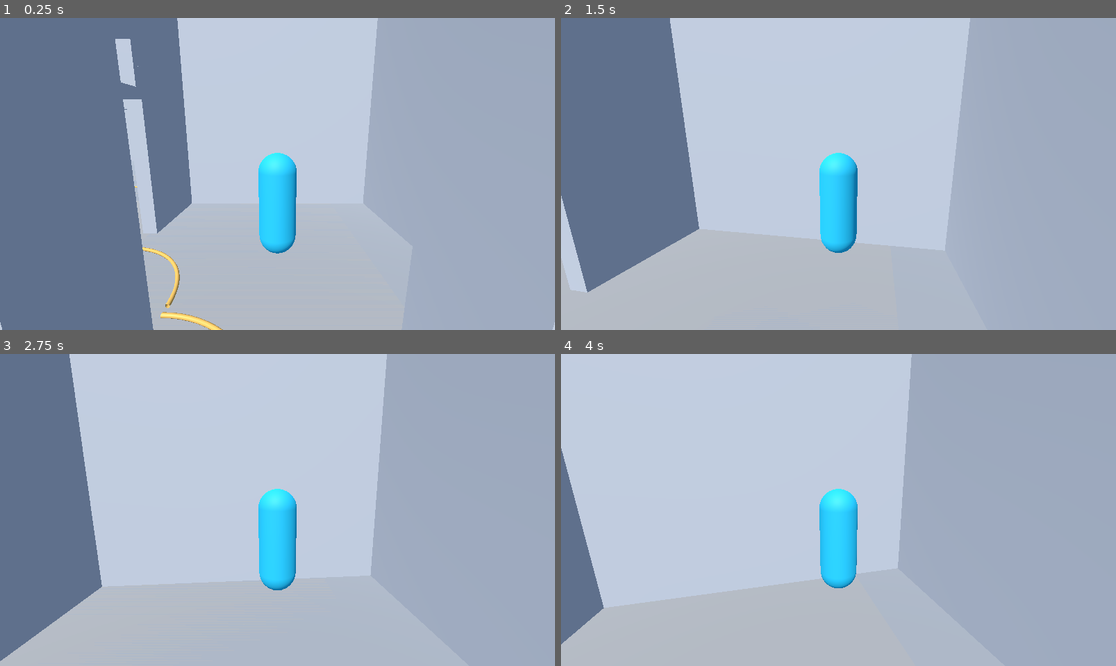
Above: before the commit, frames 1-4 (two rows, left to right).
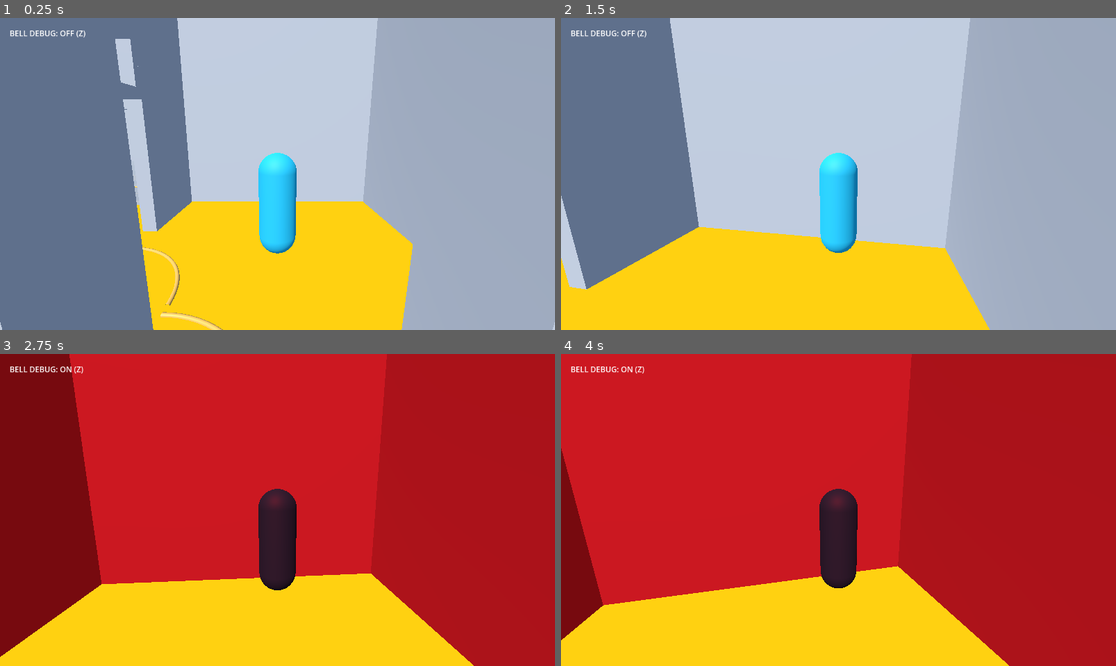
Above: after the commit, the same moments.

Repository: evanqjones/Comp440Project3
Game: Godot game, scene res://scenes/school_blockout_preview.tscn
The game is run twice, just before and just after one commit, with the same random seed, the same clock (stepped at 60 frames per second) and the same inputs.
Inputs (mouse positions are in pixels of both pictures, inside the frame that each line leads up to):
- Up to frame 1 (0.25 s): no input
- Up to frame 2 (1.5 s): tap Enter at 0.5 s; move the mouse to (866, 174) at 0.52 s; hold W from 0.53 s (still down); tap Z at 0.6, 1.35 s; move the mouse to (810, 174) at 1.27 s
- Up to frame 3 (2.75 s): keep holding W; move the mouse to (288, 503) at 2.02 s; hold Shift from 2.03 s (still down); tap Z at 2.3 s
- Up to frame 4 (4 s): keep holding W; move the mouse to (832, 516) at 2.77 s; release Shift at 2.78 s; tap Z at 2.85, 3.6 s; move the mouse to (877, 513) at 3.52 s

The runs differ from the first frame. In frame 1, 17% of the frame differs, in the area x 1-75%, y 4-100%; in frame 2, 19%; in frame 3, 100%, in the area x 0-100%, y 0-100%; in frame 4, 100%.

Commit message:
Add monster searchlight and Bell preview toggle

Diff:
--- /dev/null
+++ b/scenes/monster_placeholder.gd
@@ -0,0 +1,28 @@
+extends Node3D
+
+@export_range(4.0, 20.0, 0.5) var sight_distance: float = 10.0
+@export_range(1.0, 8.0, 0.25) var sight_half_width: float = 3.75
+
+func _ready() -> void:
+    _create_opaque_search_cone()
+
+func _create_opaque_search_cone() -> void:
+    var surface := SurfaceTool.new()
+    surface.begin(Mesh.PRIMITIVE_TRIANGLES)
+    surface.set_normal(Vector3.UP)
+    surface.add_vertex(Vector3(0.0, 0.035, 0.0))
+    surface.add_vertex(Vector3(-sight_half_width, 0.035, -sight_distance))
+    surface.add_vertex(Vector3(sight_half_width, 0.035, -sight_distance))
+    var cone_mesh := surface.commit()
+
+    var cone_material := StandardMaterial3D.new()
+    cone_material.albedo_color = Color(1.0, 0.82, 0.08, 1.0)
+    cone_material.shading_mode = BaseMaterial3D.SHADING_MODE_UNSHADED
+    cone_material.transparency = BaseMaterial3D.TRANSPARENCY_DISABLED
+    cone_material.cull_mode = BaseMaterial3D.CULL_DISABLED
+
+    var cone := MeshInstance3D.new()
+    cone.name = "OpaqueSearchCone"
+    cone.mesh = cone_mesh
+    cone.material_override = cone_material
+    add_child(cone)
--- /dev/null
+++ b/scenes/monster_placeholder.tscn
@@ -0,0 +1,19 @@
+[gd_scene load_steps=4 format=3]
+
+[ext_resource type="Script" path="res://scenes/monster_placeholder.gd" id="1_monster"]
+
+[sub_resource type="CapsuleMesh" id="CapsuleMesh_monster"]
+radius = 0.48
+height = 3.0
+
+[sub_resource type="StandardMaterial3D" id="Material_monster"]
+albedo_color = Color(0.045, 0.055, 0.075, 1)
+roughness = 0.82
+
+[node name="MonsterPlaceholder" type="Node3D"]
+script = ExtResource("1_monster")
+
+[node name="TallCapsule" type="MeshInstance3D" parent="."]
+position = Vector3(0, 1.5, 0)
+mesh = SubResource("CapsuleMesh_monster")
+surface_material_override/0 = SubResource("Material_monster")
--- a/scenes/school_blockout_preview.gd
+++ b/scenes/school_blockout_preview.gd
@@ -4,12 +4,31 @@
 
 @onready var school: Node3D = $School
 @onready var player: CharacterBody3D = $PlayerPlaceholder
+@onready var monster: Node3D = $MonsterPlaceholder
+@onready var preview_environment: WorldEnvironment = $WorldEnvironment
+@onready var preview_light: DirectionalLight3D = $PreviewLight
+@onready var bell_status: Label = $DebugOverlay/BellStatus
+
+const NORMAL_BACKGROUND := Color(0.055, 0.07, 0.1, 1.0)
+const NORMAL_AMBIENT := Color(0.55, 0.62, 0.75, 1.0)
+const BELL_BACKGROUND := Color(0.12, 0.018, 0.028, 1.0)
+const BELL_AMBIENT := Color(0.68, 0.075, 0.095, 1.0)
+
+var _bell_debug_active := false
 
 func _ready() -> void:
     _load_school_model()
     if generate_school_collision:
         _add_school_collisions(school)
     _place_player_at_nurse_office()
+    _place_monster_near_lobby()
+    _apply_bell_debug_state()
+
+func _unhandled_input(event: InputEvent) -> void:
+    if event is InputEventKey and event.pressed and not event.echo and event.keycode == KEY_Z:
+        _bell_debug_active = not _bell_debug_active
+        _apply_bell_debug_state()
+        get_viewport().set_input_as_handled()
 
 func _load_school_model() -> void:
     var document := GLTFDocument.new()
@@ -52,6 +71,47 @@
     else:
         player.position = Vector3(38.6, 0.14, 28.35)
 
+func _place_monster_near_lobby() -> void:
+    var lobby_floor: MeshInstance3D = _find_room_floor(school, "lobby floor")
+    if lobby_floor == null or lobby_floor.mesh == null:
+        monster.global_position = player.global_position + Vector3(-4.0, 0.0, 0.0)
+        monster.look_at(Vector3(player.global_position.x, monster.global_position.y, player.global_position.z), Vector3.UP)
+        return
+
+    var bounds: AABB = lobby_floor.global_transform * lobby_floor.mesh.get_aabb()
+    var center := bounds.position + bounds.size * 0.5
+    var direction := player.global_position - center
+    direction.y = 0.0
+    if direction.length_squared() > 0.001:
+        direction = direction.normalized()
+    else:
+        direction = Vector3.FORWARD
+
+    monster.global_position = Vector3(
+        center.x + direction.x * 7.0,
+        bounds.position.y + bounds.size.y,
+        center.z + direction.z * 7.0
+    )
+    var look_target := player.global_position
+    look_target.y = monster.global_position.y
+    if monster.global_position.distance_squared_to(look_target) > 0.001:
+        monster.look_at(look_target, Vector3.UP)
+
+func _apply_bell_debug_state() -> void:
+    preview_environment.environment.background_color = BELL_BACKGROUND if _bell_debug_active else NORMAL_BACKGROUND
+    preview_environment.environment.ambient_light_color = BELL_AMBIENT if _bell_debug_active else NORMAL_AMBIENT
+    preview_light.light_color = Color(1.0, 0.12, 0.16) if _bell_debug_active else Color.WHITE
+    bell_status.text = "BELL DEBUG: ON (Z)" if _bell_debug_active else "BELL DEBUG: OFF (Z)"
+
+func _find_room_floor(node: Node, room_name: String) -> MeshInstance3D:
+    if node is MeshInstance3D and node.name.to_lower().contains(room_name):
+        return node
+    for child in node.get_children():
+        var found: MeshInstance3D = _find_room_floor(child, room_name)
+        if found != null:
+            return found
+    return null
+
 func _find_nurse_floor(node: Node) -> MeshInstance3D:
     if node is MeshInstance3D and node.name.to_lower().contains("nurse office floor"):
         return node
--- a/scenes/school_blockout_preview.tscn
+++ b/scenes/school_blockout_preview.tscn
@@ -1,7 +1,8 @@
-[gd_scene load_steps=4 format=3]
+[gd_scene load_steps=5 format=3]
 
 [ext_resource type="Script" path="res://scenes/school_blockout_preview.gd" id="1_script"]
 [ext_resource type="PackedScene" path="res://scenes/player_placeholder.tscn" id="2_player"]
+[ext_resource type="PackedScene" path="res://scenes/monster_placeholder.tscn" id="3_monster"]
 
 [sub_resource type="Environment" id="Environment_preview"]
 background_mode = 1
@@ -19,9 +20,21 @@
 scale = Vector3(0.8, 0.8, 0.8)
 camera_distance = 3.5
 
+[node name="MonsterPlaceholder" parent="." instance=ExtResource("3_monster")]
+
 [node name="WorldEnvironment" type="WorldEnvironment" parent="."]
 environment = SubResource("Environment_preview")
 
 [node name="PreviewLight" type="DirectionalLight3D" parent="."]
 rotation_degrees = Vector3(-48, -25, 0)
 light_energy = 1.2
+
+[node name="DebugOverlay" type="CanvasLayer" parent="."]
+
+[node name="BellStatus" type="Label" parent="DebugOverlay"]
+offset_left = 20.0
+offset_top = 20.0
+offset_right = 240.0
+offset_bottom = 48.0
+text = "BELL DEBUG: OFF (Z)"
+theme_override_colors/font_color = Color(1, 1, 1, 1)
Not shown, changed: After-School-AI-GDD/docs/PROGRESS.md
Not shown, changed: GODOT_SCHOOL_PREVIEW.md
Not shown, changed: WORK_LOG.md
